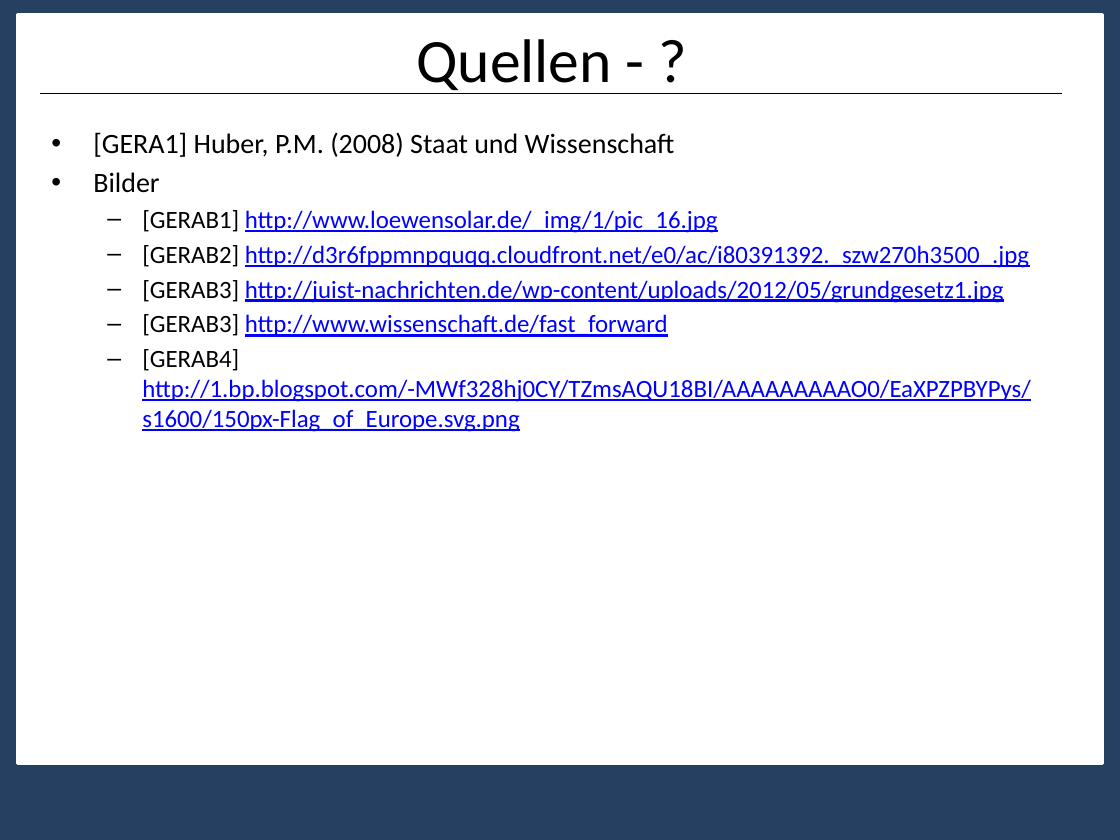
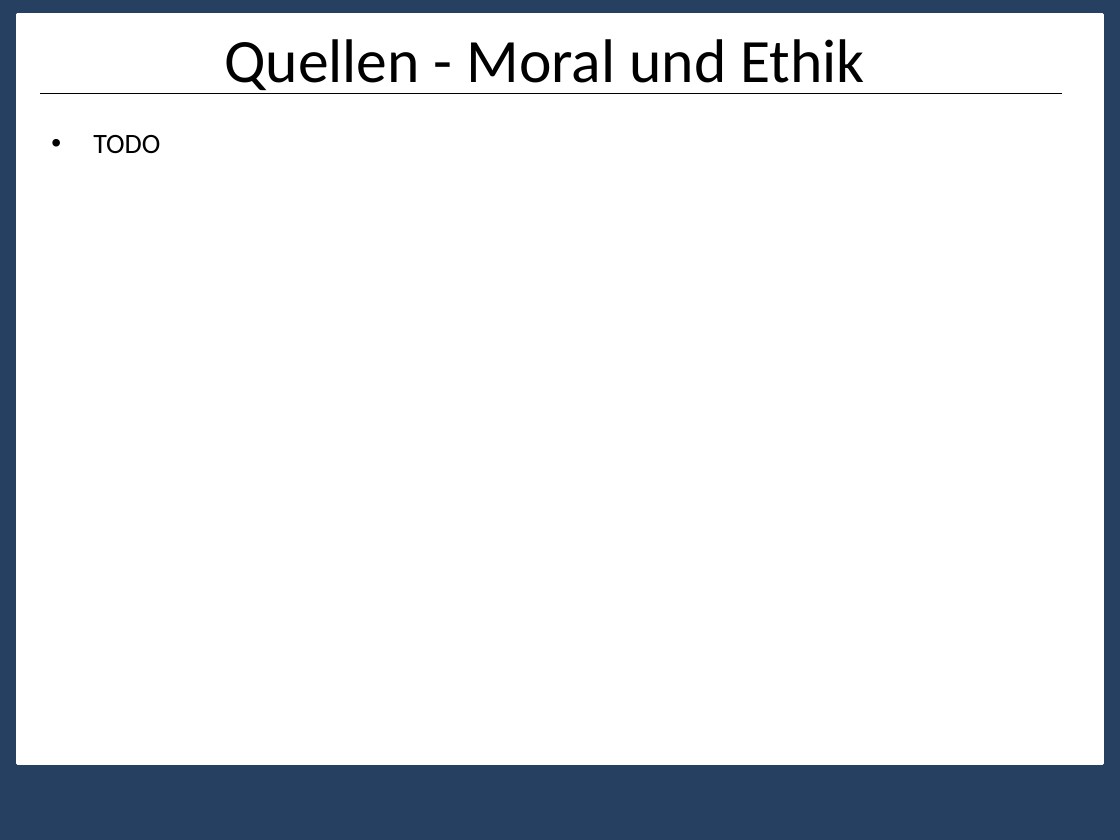
Before and after one commit to nicolehm/PMWK, a slide deck: slide 44 of Präsentation1.pptx. Drawn at 1120x840 pixels with LibreOffice and Linux fonts; fonts in the diff are those of the drawing. Boxes give left, top, right and bottom in pixels: in the first picture for what was removed or moved away, otherwise in the second. Text is boxed around its words. In the diff, an @@ line names an element or a change of style, - is before the commit and + after.

```diff
--- a/Präsentation1.pptx
+++ b/Präsentation1.pptx
@@ title at box(224, 39, 864, 94): text changed @@
-Quellen - ?
+Quellen - Moral und Ethik
@@ text at box(93, 135, 160, 154): text changed; size 16 to 18 pt; text colour #0000FF to #000000 @@
-• [GERA1] Huber, P.M. (2008) Staat und Wissenschaft
-• Bilder
-  – [GERAB1] http://www.loewensolar.de/_img/1/pic_16.jpg
-  – [GERAB2] http://d3r6fppmnpquqq.cloudfront.net/e0/ac/i80391392._szw270h3500_.jpg
-  – [GERAB3] http://juist-nachrichten.de/wp-content/uploads/2012/05/grundgesetz1.jpg
-  – [GERAB3] http://www.wissenschaft.de/fast_forward
-  – [GERAB4] http://1.bp.blogspot.com/-MWf328hj0CY/TZmsAQU18BI/AAAAAAAAAO0/EaXPZPBYPys/s1600/150px-Flag_of_Europe.svg.png
+• TODO
```
Also in this commit, not shown: 7 other slides changed, 10 slides added, 5 slides removed.
